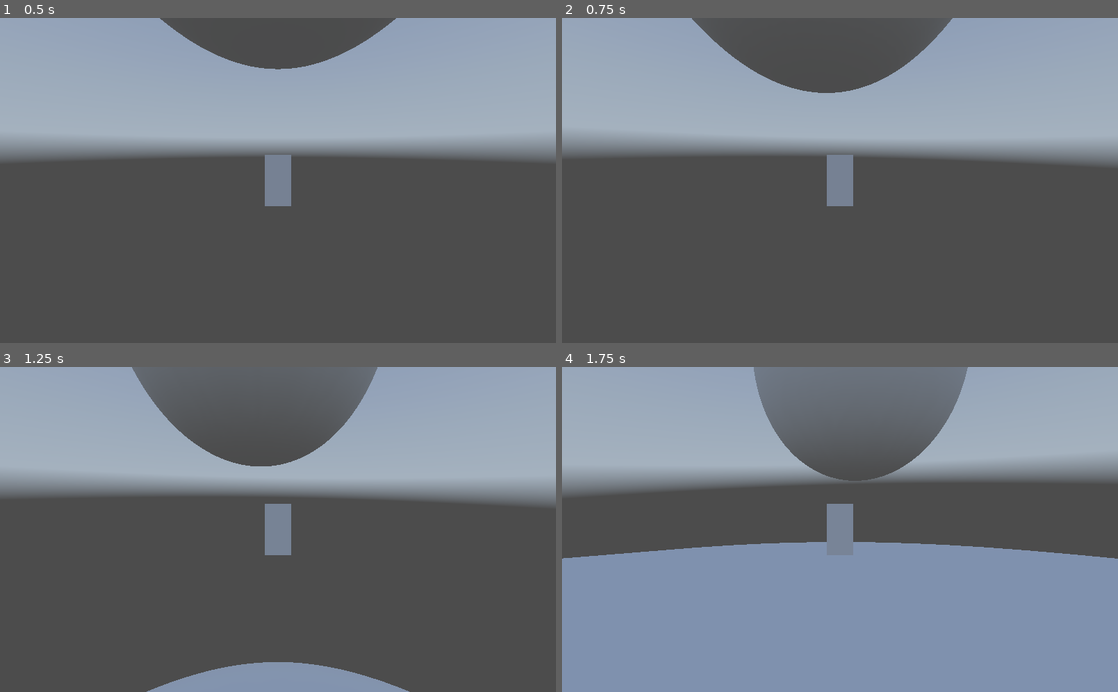
Above: before the commit, frames 1-4 (two rows, left to right).
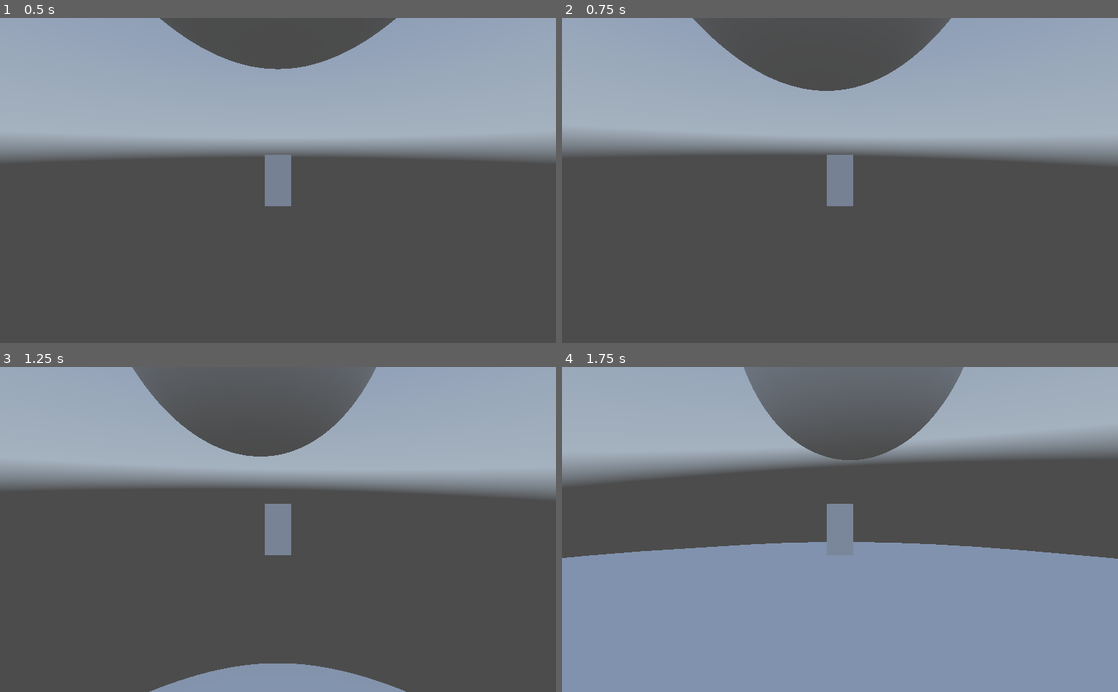
Above: after the commit, the same moments.

Repository: Alkamist/SpaceGameGodot
Game: Godot game, scene res://TestScene.tscn
Same seed, same stepped clock (60 frames per second), same inputs: the game is played once before the commit and once after it. A sky picture missing from this copy of the repository is replaced by a grey-blue gradient.
Inputs (mouse positions are in pixels of both pictures, inside the frame that each line leads up to):
- Up to frame 1 (0.5 s): no input
- Up to frame 2 (0.75 s): move the mouse to (867, 180) at 0.52 s; hold W (move_forward) from 0.53 s (still down)
- Up to frame 3 (1.25 s): keep holding W (move_forward); tap Space (jump) at 0.77 s
- Up to frame 4 (1.75 s): keep holding W (move_forward); move the mouse to (812, 529) at 1.27 s; tap Space (jump) at 1.52 s

Frame 1 is identical in both runs. In frame 2, 0.3% of the frame differs, in the area x 23-71%, y 0-24%; in frame 3, 7.6%; in frame 4, 10%, in the area x 0-100%, y 0-59%.

Commit message:
Use acceleration to change velocity instead of traction for turning around.

Diff:
--- a/CharacterController.gd
+++ b/CharacterController.gd
@@ -6,12 +6,12 @@
 export(NodePath) var gravity_tween_path
 export(NodePath) var head_path
 export(float) var mouse_sensitivity = 1.0
-export(float) var ground_speed := 50.0
+export(float) var ground_speed := 40.0
 export(float) var ground_acceleration := 1000.0
 export(float) var ground_traction := 1000.0
-export(float) var air_speed := 25.0
-export(float) var air_acceleration := 80.0
-export(float) var air_traction := 80.0
+export(float) var air_speed := 40.0
+export(float) var air_acceleration := 200.0
+export(float) var air_traction := 3.0
 export(float) var jetpack_speed := 100.0
 export(float) var jetpack_acceleration := 200.0
 export(float) var jump_strength := 50.0
@@ -32,18 +32,27 @@
 var move_recursions := 0
 
 
-func horizontal_velocity_movement_addition(target: Vector3, weight: float) -> Vector3:
+func horizontal_velocity_movement_addition(target: Vector3, acceleration: float, traction: float) -> Vector3:
     var movement_plane: Plane = Plane(up_normal, 0.0)
     var target_in_movement_plane: Vector3 = movement_plane.project(target)
     var velocity_in_movement_plane: Vector3 = movement_plane.project(velocity)
-    return velocity_in_movement_plane.move_toward(target_in_movement_plane, weight) - velocity_in_movement_plane
+    var velocity_and_target_are_in_same_direction: bool = velocity_in_movement_plane.dot(target_in_movement_plane) >= 0.0
+    var modifier: float
+
+    if velocity_and_target_are_in_same_direction \
+    and velocity_in_movement_plane.length() > target_in_movement_plane.length():
+        modifier = traction
+    else:
+        modifier = acceleration
+
+    return velocity_in_movement_plane.move_toward(target_in_movement_plane, modifier) - velocity_in_movement_plane
 
 
 func initiate_orientation_to_new_gravity_source() -> void:
     gravity_rotation_weight = 0.0
     gravity_tween.interpolate_property(self, "gravity_rotation_weight",
-        0.0, 1.0, 1.0,
-        Tween.TRANS_EXPO, Tween.EASE_IN)
+        0.0, 1.0, 2.0,
+        Tween.TRANS_QUAD, Tween.EASE_IN)
     gravity_tween.start()
 
 
@@ -97,24 +106,22 @@
         head.rotation_degrees = rotation
 
 
-func handle_grounded_horizontal_movement(delta: float) -> void:
+func handle_horizontal_movement(delta: float, speed: float, acceleration: float, traction: float) -> void:
     if forward_movement != 0.0 or strafe_movement != 0.0:
         var forward: Vector3 = -orientation.transform.basis.z.normalized()
         var sideways: Vector3 = orientation.transform.basis.x.normalized()
         var movement_direction: Vector3 = (forward * forward_movement + sideways * strafe_movement).normalized()
-        velocity += horizontal_velocity_movement_addition(movement_direction * ground_speed, ground_acceleration * delta)
+        velocity += horizontal_velocity_movement_addition(
+            movement_direction * speed,
+            acceleration * delta,
+            traction * delta
+        )
     else:
-        velocity += horizontal_velocity_movement_addition(Vector3.ZERO, ground_traction * delta)
-
-
-func handle_aerial_horizontal_movement(delta: float) -> void:
-    if forward_movement != 0.0 or strafe_movement != 0.0:
-        var forward: Vector3 = -orientation.transform.basis.z.normalized()
-        var sideways: Vector3 = orientation.transform.basis.x.normalized()
-        var movement_direction: Vector3 = (forward * forward_movement + sideways * strafe_movement).normalized()
-        velocity += horizontal_velocity_movement_addition(movement_direction * air_speed, air_acceleration * delta)
-    else:
-        velocity += horizontal_velocity_movement_addition(Vector3.ZERO, air_traction * delta)
+        velocity += horizontal_velocity_movement_addition(
+            Vector3.ZERO,
+            traction * delta,
+            traction * delta
+        )
 
 
 func handle_jetpack_movement(delta: float) -> void:
@@ -175,13 +182,13 @@
         if Input.is_action_just_pressed("jump"):
             velocity += up_normal * jump_strength
 
-        handle_grounded_horizontal_movement(delta)
+        handle_horizontal_movement(delta, ground_speed, ground_acceleration, ground_traction)
 
     else:
         if Input.is_action_pressed("jump"):
             handle_jetpack_movement(delta)
 
-        handle_aerial_horizontal_movement(delta)
+        handle_horizontal_movement(delta, air_speed, air_acceleration, air_traction)
 
     move(velocity * delta)
 
